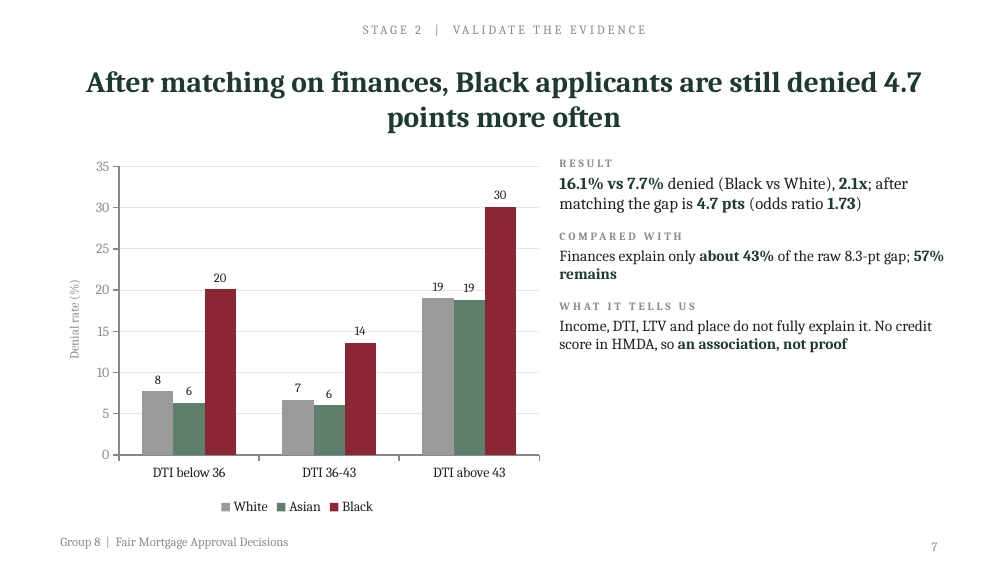
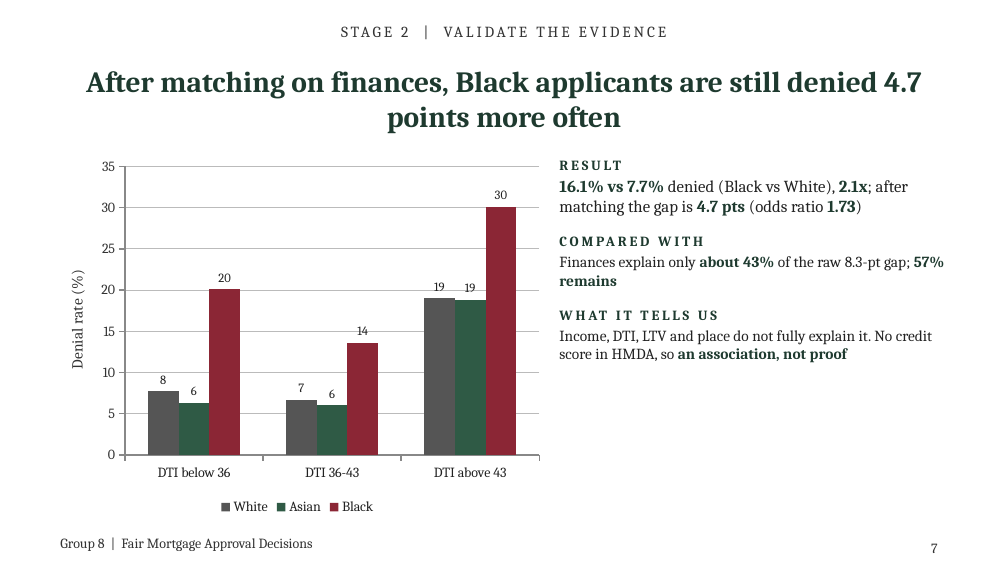
Before and after one commit to Rishhhhub/fair-mortgage-approval, a slide deck: slide 7 of deliverables/Group_8_Fair_Mortgage_Approval_Decisions_Presentation.pptx. Drawn at 1008x567 pixels with LibreOffice and Linux fonts; fonts in the diff are those of the drawing. Boxes give left, top, right and bottom in pixels: in the first picture for what was removed or moved away, otherwise in the second. Text is boxed around its words. In the diff, an @@ line names an element or a change of style, - is before the commit and + after.

```diff
--- a/deliverables/Group_8_Fair_Mortgage_Approval_Decisions_Presentation.pptx
+++ b/deliverables/Group_8_Fair_Mortgage_Approval_Decisions_Presentation.pptx
@@ text "STAGE 2 | VALIDATE THE ..." at [401, 26, 408, 37]: size 9 to 11 pt, text colour #8C8C8C to #333333 @@
@@ column chart at [45, 151, 549, 519] @@
@@ colour of White #9A9A9A to #555555 @@
@@ colour of Asian #5F7F6D to #2F5A45 @@
@@ value axis changed @@
@@ text "RESULT" at [559, 180, 945, 363]: size 8 to 10 pt, text colour #8C8C8C to #1E3A2F in "RESULT", "COMPARED WITH", "WHAT IT TELLS US" @@
@@ text "Group 8 | Fair Mortgage ..." at [60, 538, 313, 551]: size 9 to 10 pt, text colour #8C8C8C to #333333 @@
@@ page number at [931, 543, 938, 553]: size 9 to 10 pt, text colour #8C8C8C to #333333 @@
```
Also in this commit, not shown: 15 other slides changed, 1 other file.
